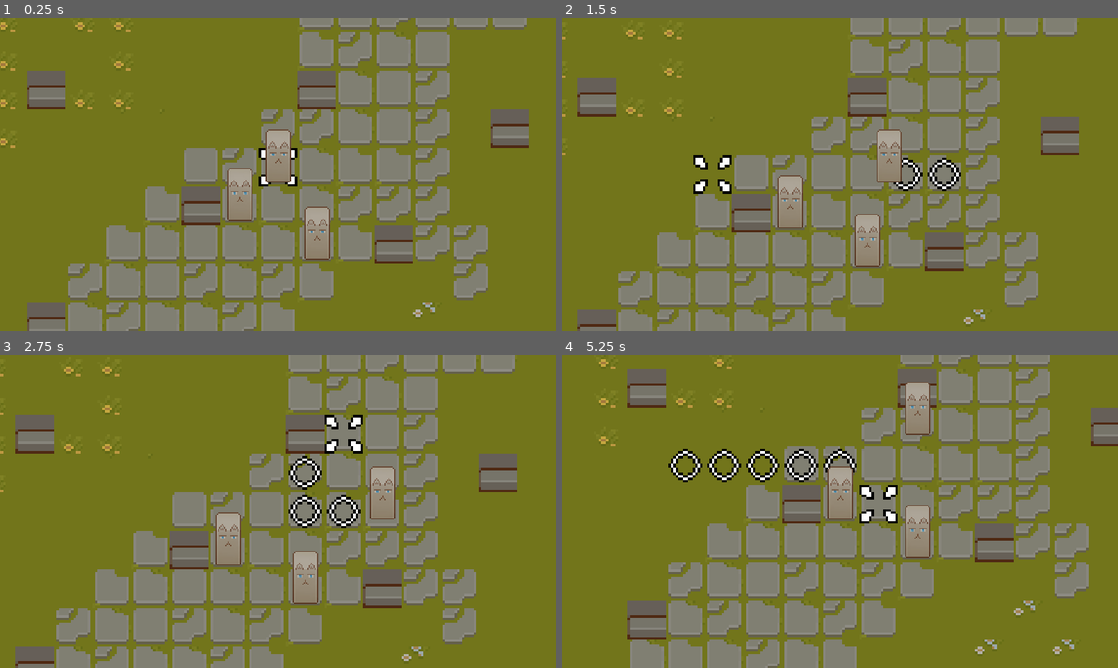
Above: before the commit, frames 1-4 (two rows, left to right).
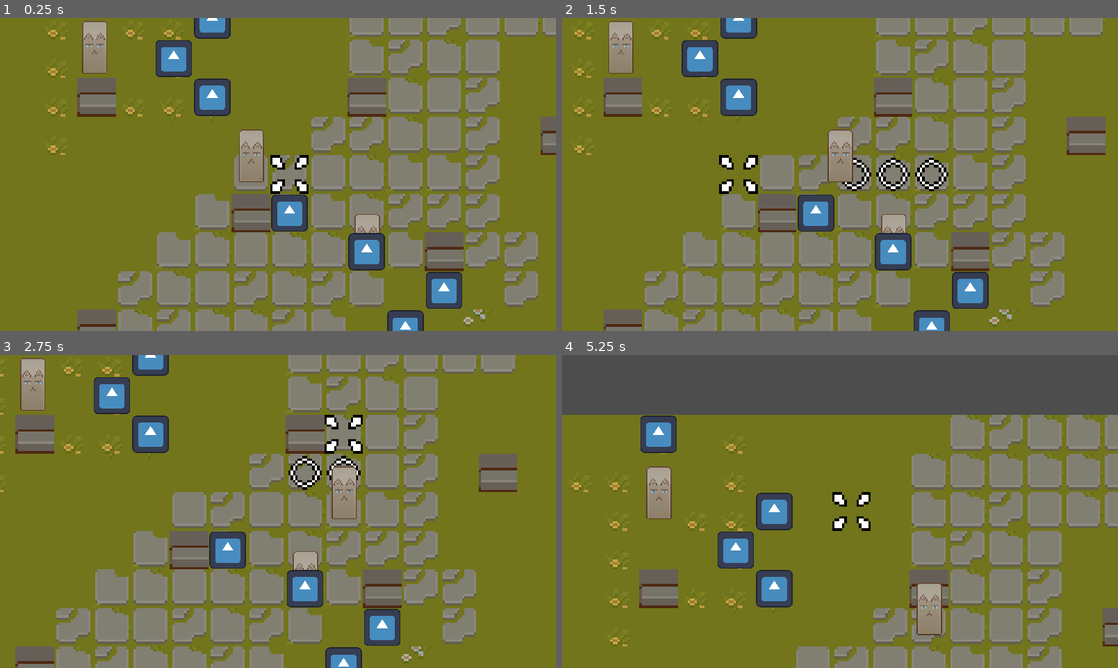
Above: after the commit, the same moments.

Repository: yuivan0352/godot-element-game
Game: Godot game, scene res://World.tscn
Same seed, same stepped clock (60 frames per second), same inputs: the game is played once before the commit and once after it. The engine's default icon, where the game draws it, is replaced by a stand-in: a white triangle on a blue panel in a dark square.
Inputs (mouse positions are in pixels of both pictures, inside the frame that each line leads up to):
- Up to frame 1 (0.25 s): no input
- Up to frame 2 (1.5 s): tap Enter at 0.5 s; move the mouse to (962, 158) at 0.52 s; press the mouse at (962, 158) at 0.53 s; move the mouse to (728, 190) at 1.27 s; release the mouse at (728, 190) at 1.28 s; tap S (cam_down) at 1.35 s
- Up to frame 3 (2.75 s): click (166, 527) at 1.55 s; move the mouse to (333, 442) at 2.02 s; hold A (cam_left) from 2.03 s (still down); click (333, 442) at 2.3 s
- Up to frame 4 (5.25 s): move the mouse to (812, 574) at 2.77 s; release A (cam_left) at 2.78 s; tap D (cam_right) at 2.85 s; click (812, 574) at 3.05 s; move the mouse to (1006, 558) at 3.52 s; hold W (cam_up) 3.53-4.28 s; click (1006, 558) at 3.8 s; move the mouse to (673, 464) at 4.27 s; click (673, 464) at 4.35 s; move the mouse to (867, 511) at 5.02 s; hold Right mouse button (stop_move) from 5.03 s (still down)

The runs differ from the first frame. In frame 1, 43% of the frame differs, in the area x 0-100%, y 0-100%; in frame 2, 35%; in frame 3, 7.3%; in frame 4, 62%.

Commit message:
Random Enemy Spawn
Added random enemy spawn with any amount of them u want, makes sure it doesn't spawn at same locations.

Diff:
--- /dev/null
+++ b/Enemy/Enemy.tscn
@@ -0,0 +1,15 @@
+[gd_scene load_steps=3 format=3 uid="uid://dnxpo1564okgn"]
+
+[ext_resource type="Texture2D" uid="uid://beheelslfnump" path="res://icon.svg" id="1_8n4n1"]
+
+[sub_resource type="GDScript" id="GDScript_u6tnd"]
+script/source = "extends Node2D
+"
+
+[node name="Enemy" type="Node2D"]
+script = SubResource("GDScript_u6tnd")
+
+[node name="Sprite2D" type="Sprite2D" parent="."]
+position = Vector2(5.96046e-08, 0)
+scale = Vector2(0.118652, 0.120361)
+texture = ExtResource("1_8n4n1")
--- a/World.tscn
+++ b/World.tscn
@@ -8,7 +8,33 @@
 [ext_resource type="PackedScene" uid="uid://66bfojldfelb" path="res://OverviewCamera.tscn" id="5_qj4ji"]
 [ext_resource type="Script" path="res://Images/Layer0.gd" id="5_tu08y"]
 [ext_resource type="PackedScene" uid="uid://brhl8kkmkf8im" path="res://Character/Character.tscn" id="6_74pcq"]
-[ext_resource type="Resource" uid="uid://cjd6sgx3cubdy" path="res://Stats/Basic Bender.tres" id="9_r74pc"]
+[ext_resource type="Script" path="res://Stats/stat_sheet.gd" id="9_p1oqw"]
+
+[sub_resource type="GDScript" id="GDScript_70ef4"]
+script/source = "extends Node2D
+
+var enemy = preload(\"res://Enemy/Enemy.tscn\")
+@onready var layer_zero = $\"Layer0\"
+var tile_size = 16
+var enemy_spawned = 10
+var enemy_spawned_tiles = {}
+
+func _ready():
+	for i in range(enemy_spawned):
+		spawn(Vector2i(randi() % tile_size, randi() % tile_size))
+# 16x16 tile map spawned within boundaries
+
+func spawn(tile_position: Vector2i):
+	if not enemy_spawned_tiles.has(tile_position):
+		var enemy_position = Vector2(tile_position.x, tile_position.y) * tile_size + Vector2(tile_size / 2, tile_size / 2)
+		var instance = enemy.instantiate()
+		instance.position = enemy_position
+		add_child(instance)
+		enemy_spawned_tiles[tile_position] = true
+	else:
+		spawn(Vector2i(randi() % tile_size, randi() % tile_size))
+	# try again to randomize spawn at a unoccupied tile
+"
 
 [sub_resource type="TileSetAtlasSource" id="TileSetAtlasSource_fwg0k"]
 texture = ExtResource("1_1knkp")
@@ -815,7 +841,41 @@
 sources/2 = SubResource("TileSetAtlasSource_141pg")
 sources/3 = SubResource("TileSetAtlasSource_a0ytw")
 
+[sub_resource type="Resource" id="Resource_12uq4"]
+resource_local_to_scene = true
+script = ExtResource("9_p1oqw")
+name = ""
+health = 14
+armor_class = 13
+movement_speed = 30
+brains = 3
+brawns = 3
+bewitchment = 3
+
+[sub_resource type="Resource" id="Resource_3ljga"]
+resource_local_to_scene = true
+script = ExtResource("9_p1oqw")
+name = ""
+health = 14
+armor_class = 13
+movement_speed = 30
+brains = 3
+brawns = 3
+bewitchment = 3
+
+[sub_resource type="Resource" id="Resource_iaglv"]
+resource_local_to_scene = true
+script = ExtResource("9_p1oqw")
+name = ""
+health = 14
+armor_class = 13
+movement_speed = 30
+brains = 3
+brawns = 3
+bewitchment = 3
+
 [node name="World" type="Node2D"]
+script = SubResource("GDScript_70ef4")
 
 [node name="Layer0" type="TileMapLayer" parent="." node_paths=PackedStringArray("turn_queue")]
 use_parent_material = true
@@ -835,13 +895,13 @@
 script = ExtResource("5_4rsxs")
 
 [node name="Character" parent="TurnQueue" instance=ExtResource("6_74pcq")]
-position = Vector2(8, -8)
-char_stats = ExtResource("9_r74pc")
+position = Vector2(-24, -11)
+char_stats = SubResource("Resource_12uq4")
 
 [node name="Character2" parent="TurnQueue" instance=ExtResource("6_74pcq")]
-position = Vector2(-8, 8)
-char_stats = ExtResource("9_r74pc")
+position = Vector2(-89, -56)
+char_stats = SubResource("Resource_3ljga")
 
 [node name="Character3" parent="TurnQueue" instance=ExtResource("6_74pcq")]
 position = Vector2(24, 24)
-char_stats = ExtResource("9_r74pc")
+char_stats = SubResource("Resource_iaglv")
Not shown: 1 places in World.tscn that only renumber resources
